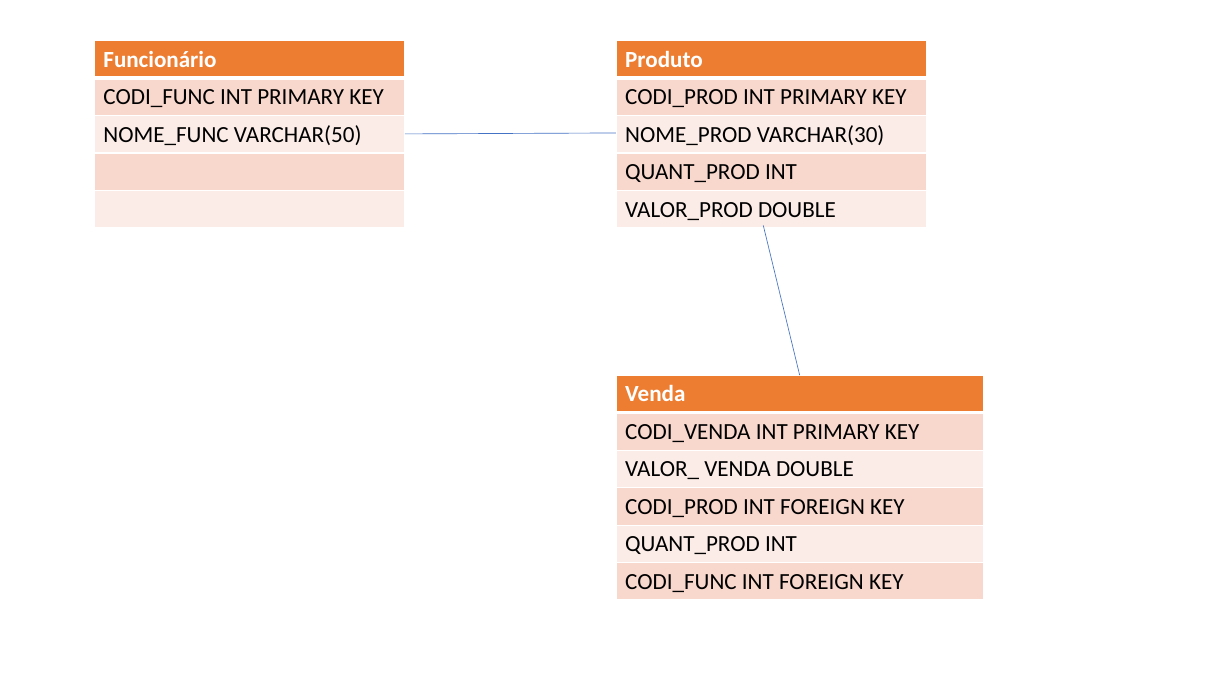
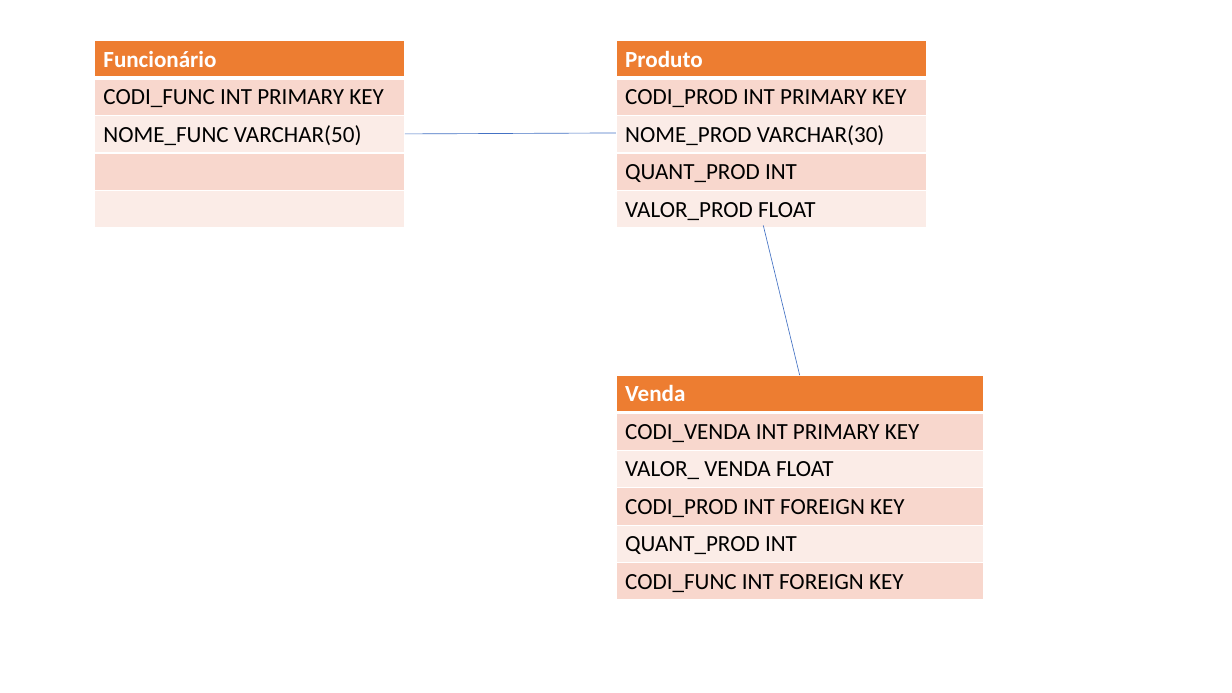
Before and after one commit to AndersonDouglasX/Loja_Informatica, a slide deck: slide 3 of Caso de Uso + Modelo Conceitual + Modelo Lógico.pptx. Drawn at 1232x693 pixels with LibreOffice and Linux fonts; fonts in the diff are those of the drawing. Boxes give left, top, right and bottom in pixels: in the first picture for what was removed or moved away, otherwise in the second. Text is boxed around its words. In the diff, an @@ line names an element or a change of style, - is before the commit and + after.

```diff
--- a/Caso de Uso + Modelo Conceitual + Modelo Lógico.pptx
+++ b/Caso de Uso + Modelo Conceitual + Modelo Lógico.pptx
@@ table at (616, 41, 927, 226) @@
-row 5, column 1: VALOR_PROD DOUBLE
+row 5, column 1: VALOR_PROD FLOAT
@@ table at (616, 375, 984, 597) @@
-row 3, column 1: VALOR_ VENDA DOUBLE
+row 3, column 1: VALOR_ VENDA FLOAT
```
Also in this commit, not shown: 2 other files.
